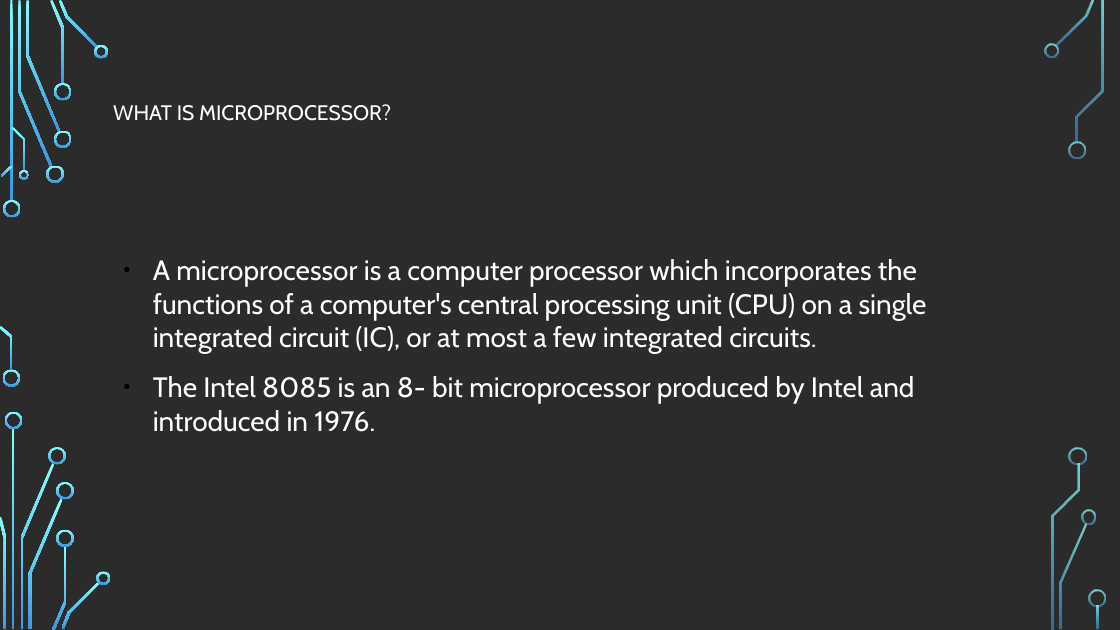
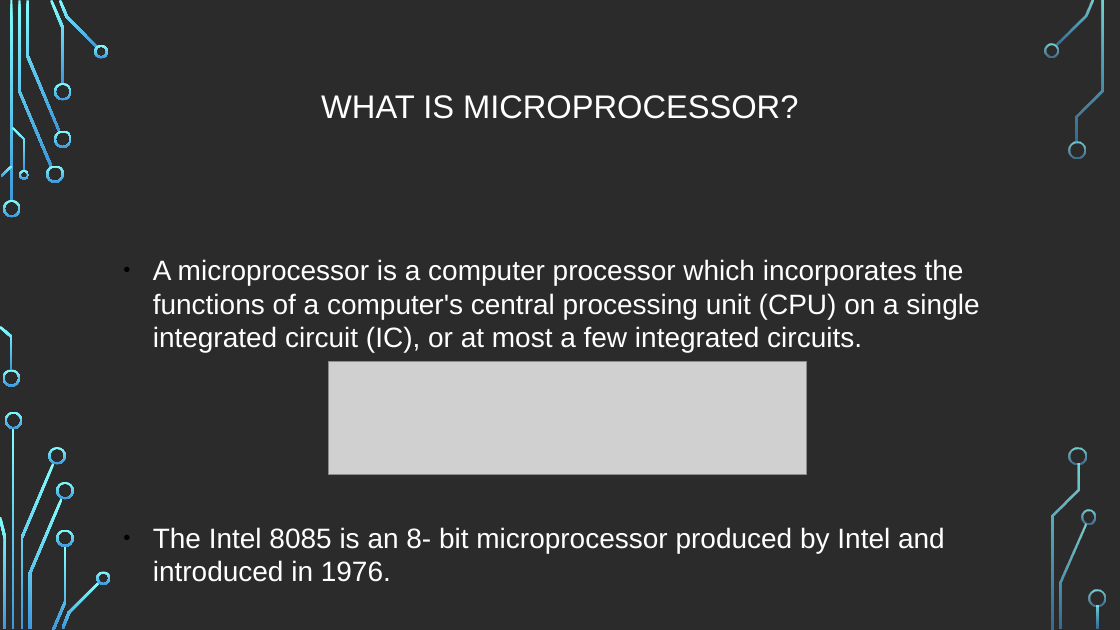
Before and after one commit to mhannan-dev/laravel_ecommerce, a slide deck: slide 3 of 8085 Microprocessor.pptx. Drawn at 1120x630 pixels with LibreOffice and Linux fonts; fonts in the diff are those of the drawing; grey boxes stand for pictures; background and template pictures are left out; a plain dark background stands for a picture behind light text. Boxes give left, top, right and bottom in pixels: in the first picture for what was removed or moved away, otherwise in the second. Text is boxed around its words. In the diff, an @@ line names an element or a change of style, - is before the commit and + after.

```diff
--- a/8085 Microprocessor.pptx
+++ b/8085 Microprocessor.pptx
@@ text "WHAT IS MICROPROCESSOR?" at (321,95,798,119): size 18 to 28 pt, font Cabin to Arial; alignment left to centre @@
@@ text "A microprocessor is a computer ..." at (153,259,979,582): font Cabin to Arial @@
@@ picture added at (329,361,807,474) @@
```
Also in this commit, not shown: 20 other slides changed, 2 slides added, 2 other files.
